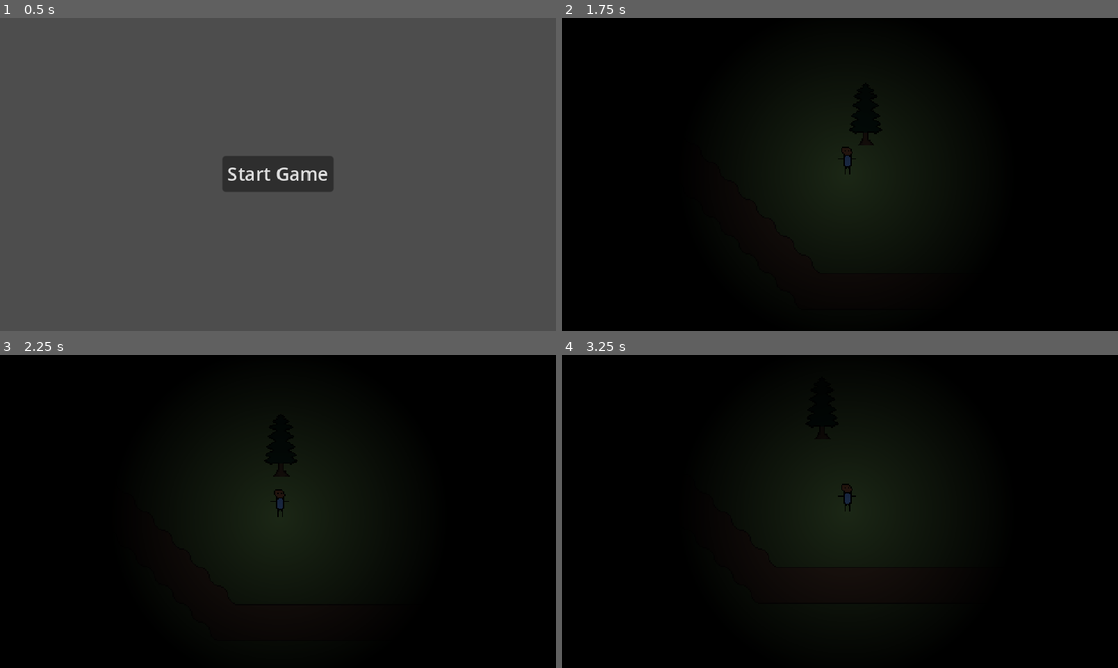
Above: before the commit, frames 1-4 (two rows, left to right).
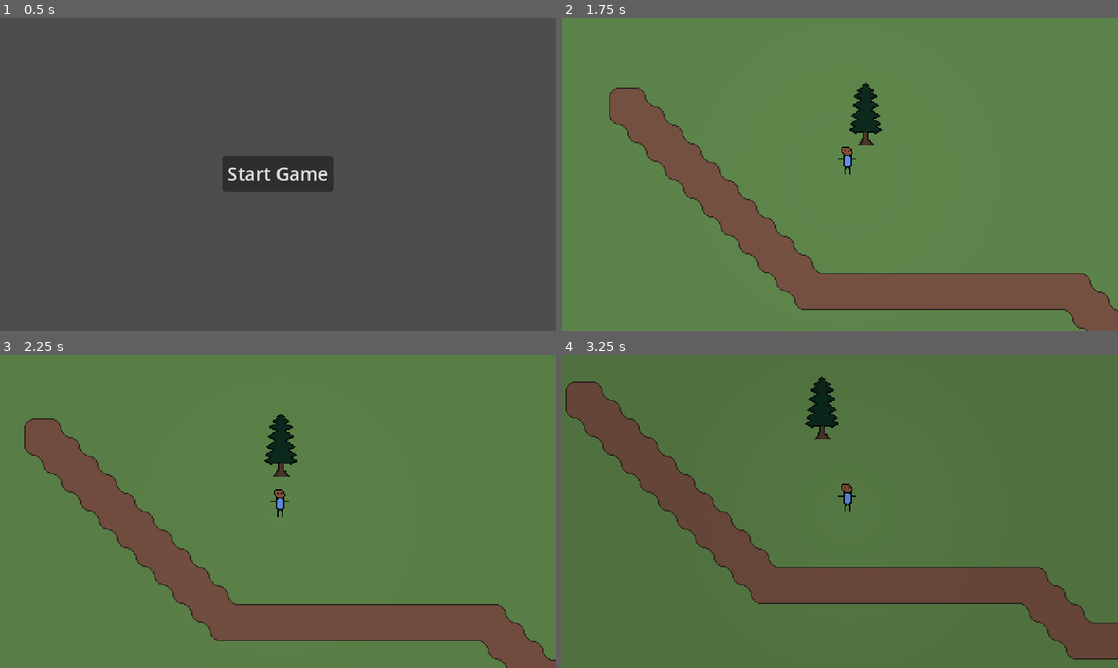
Above: after the commit, the same moments.

Repository: StormLight14/nightfall-mirror
Game: Godot game, scene res://menus/main/main_menu.tscn
Two runs of this game, one before a commit and one after it. Both use one fixed random seed, a clock stepped at 60 frames per second and the inputs below.
Inputs:
- Up to frame 1 (0.5 s): no input
- Up to frame 2 (1.75 s): click "Start Game" at 0.5 s; tap Enter at 1.25 s; hold D (right) from 1.28 s (still down); tap N (turn_day) at 1.35 s; tap M (turn_night) at 1.55 s
- Up to frame 3 (2.25 s): release D (right) at 2.03 s; hold S (down) from 2.03 s (still down); tap M (turn_night) at 2.1 s
- Up to frame 4 (3.25 s): tap N (turn_day) at 2.3 s; release S (down) at 2.78 s; hold D (right) from 2.78 s (still down); hold R (rotate_sun) from 2.78 s (still down); tap M (turn_night) at 3.05 s

Frame 1 is identical in both runs. In frame 2, 100% of the frame differs, in the area x 0-100%, y 0-100%; in frame 3, 100%; in frame 4, 100%.

Commit message:
kind of set up day/night cycle

Diff:
--- a/entities/player/player.tscn
+++ b/entities/player/player.tscn
@@ -4,7 +4,7 @@
 [ext_resource type="Texture2D" uid="uid://co6q42o3lq27x" path="res://entities/player/placeholder.png" id="2_gmty6"]
 
 [sub_resource type="Gradient" id="Gradient_vxpyq"]
-colors = PackedColorArray(0.450648, 0.450648, 0.450648, 1, 0, 0, 0, 1)
+colors = PackedColorArray(0.374139, 0.374139, 0.374139, 1, 0, 0, 0, 1)
 
 [sub_resource type="GradientTexture2D" id="GradientTexture2D_rpo57"]
 gradient = SubResource("Gradient_vxpyq")
@@ -12,7 +12,7 @@
 height = 512
 fill = 1
 fill_from = Vector2(0.5, 0.5)
-fill_to = Vector2(0.862385, 0.178899)
+fill_to = Vector2(0.87037, 0.199074)
 
 [sub_resource type="CapsuleShape2D" id="CapsuleShape2D_ewl3r"]
 radius = 4.0
@@ -24,7 +24,6 @@
 
 [node name="NightLight" type="PointLight2D" parent="."]
 unique_name_in_owner = true
-visible = false
 texture_filter = 2
 energy = 0.6
 shadow_filter = 1
--- a/project.godot
+++ b/project.godot
@@ -83,6 +83,9 @@
 
 textures/canvas_textures/default_texture_filter=0
 2d/shadow_atlas/size=1024
+anti_aliasing/screen_space_roughness_limiter/amount=0.5
+anti_aliasing/quality/msaa_2d=1
+anti_aliasing/quality/use_debanding=true
 2d/sdf/oversize=0
 2d/sdf/scale=2
 2d/custom_image="res://ui/cursor.png"
--- a/scenes/main/island.gd
+++ b/scenes/main/island.gd
@@ -1,11 +1,14 @@
 extends Node2D
 
+var is_day = true
 
 # Called when the node enters the scene tree for the first time.
 func _ready() -> void:
 	%Grass.update_full_tileset()
 	%Path.update_full_tileset()
 	daytime()
+	%AnimationPlayer.speed_scale = 15
+	%AnimationPlayer.play("turn_night")
 	pass
 
 func _process(_delta) -> void:
@@ -19,10 +22,17 @@
 
 func daytime() -> void:
 	%Sun.energy = 0.5
-	%Player.night_light.visible = false
 	%LevelLighting.color = Color(0.5, 0.5, 0.5, 1.0)
 
 func nighttime() -> void:
 	%Sun.energy = 0.0
-	%Player.night_light.visible = true
 	%LevelLighting.color = Color(0.0, 0.0, 0.0, 1.0)
+
+func _on_animation_player_animation_finished(anim_name: StringName) -> void:
+	if anim_name == "turn_day":
+		%AnimationPlayer.play("turn_night")
+	elif anim_name == "turn_night":
+		%DaylightCycleTimer.start()
+
+func _on_daylight_cycle_timer_timeout() -> void:
+	%AnimationPlayer.play("turn_day")
--- a/scenes/main/island.tscn
+++ b/scenes/main/island.tscn
@@ -190,6 +190,94 @@
 terrain_set_0/terrain_0/color = Color(0.535549, 0.294406, 0.41319, 1)
 sources/0 = SubResource("TileSetAtlasSource_11d7u")
 
+[sub_resource type="Animation" id="Animation_lcy6d"]
+resource_name = "turn_day"
+length = 180.0
+step = 50.0
+tracks/0/type = "value"
+tracks/0/imported = false
+tracks/0/enabled = true
+tracks/0/path = NodePath("LevelLighting:color")
+tracks/0/interp = 1
+tracks/0/loop_wrap = true
+tracks/0/keys = {
+"times": PackedFloat32Array(0, 180),
+"transitions": PackedFloat32Array(1, 1),
+"update": 0,
+"values": [Color(0, 0, 0, 1), Color(0.501961, 0.501961, 0.501961, 1)]
+}
+tracks/1/type = "value"
+tracks/1/imported = false
+tracks/1/enabled = true
+tracks/1/path = NodePath("Sun:energy")
+tracks/1/interp = 1
+tracks/1/loop_wrap = true
+tracks/1/keys = {
+"times": PackedFloat32Array(0, 180),
+"transitions": PackedFloat32Array(1, 1),
+"update": 0,
+"values": [0.0, 0.5]
+}
+tracks/2/type = "value"
+tracks/2/imported = false
+tracks/2/enabled = true
+tracks/2/path = NodePath("Objects/Player/NightLight:energy")
+tracks/2/interp = 1
+tracks/2/loop_wrap = true
+tracks/2/keys = {
+"times": PackedFloat32Array(0, 180),
+"transitions": PackedFloat32Array(1, 1),
+"update": 0,
+"values": [0.6, 0.0]
+}
+
+[sub_resource type="Animation" id="Animation_p2to7"]
+resource_name = "turn_night"
+length = 180.0
+step = 50.0
+tracks/0/type = "value"
+tracks/0/imported = false
+tracks/0/enabled = true
+tracks/0/path = NodePath("Sun:energy")
+tracks/0/interp = 1
+tracks/0/loop_wrap = true
+tracks/0/keys = {
+"times": PackedFloat32Array(0, 180),
+"transitions": PackedFloat32Array(1, 1),
+"update": 0,
+"values": [0.5, 0.0]
+}
+tracks/1/type = "value"
+tracks/1/imported = false
+tracks/1/enabled = true
+tracks/1/path = NodePath("LevelLighting:color")
+tracks/1/interp = 1
+tracks/1/loop_wrap = true
+tracks/1/keys = {
+"times": PackedFloat32Array(0, 180),
+"transitions": PackedFloat32Array(1, 1),
+"update": 0,
+"values": [Color(0.501961, 0.501961, 0.501961, 1), Color(0, 0, 0, 1)]
+}
+tracks/2/type = "value"
+tracks/2/imported = false
+tracks/2/enabled = true
+tracks/2/path = NodePath("Objects/Player/NightLight:energy")
+tracks/2/interp = 1
+tracks/2/loop_wrap = true
+tracks/2/keys = {
+"times": PackedFloat32Array(0, 180),
+"transitions": PackedFloat32Array(1, 1),
+"update": 0,
+"values": [0.0, 0.6]
+}
+
+[sub_resource type="AnimationLibrary" id="AnimationLibrary_2jo8t"]
+_data = {
+"turn_day": SubResource("Animation_lcy6d"),
+"turn_night": SubResource("Animation_p2to7")
+}
+
 [node name="Island" type="Node2D"]
 script = ExtResource("1_o107c")
 
@@ -233,5 +321,24 @@
 unique_name_in_owner = true
 position = Vector2(7, 11)
 
+[node name="NightLight" parent="Objects/Player" index="0"]
+energy = 0.0
+
 [node name="Tree" parent="Objects" instance=ExtResource("5_f4vhq")]
 position = Vector2(46, -14)
+
+[node name="AnimationPlayer" type="AnimationPlayer" parent="."]
+unique_name_in_owner = true
+libraries = {
+"": SubResource("AnimationLibrary_2jo8t")
+}
+
+[node name="DaylightCycleTimer" type="Timer" parent="."]
+unique_name_in_owner = true
+wait_time = 30.0
+one_shot = true
+
+[connection signal="animation_finished" from="AnimationPlayer" to="." method="_on_animation_player_animation_finished"]
+[connection signal="timeout" from="DaylightCycleTimer" to="." method="_on_daylight_cycle_timer_timeout"]
+
+[editable path="Objects/Player"]
Not shown: 1 places in scenes/main/island.tscn that only renumber resources
